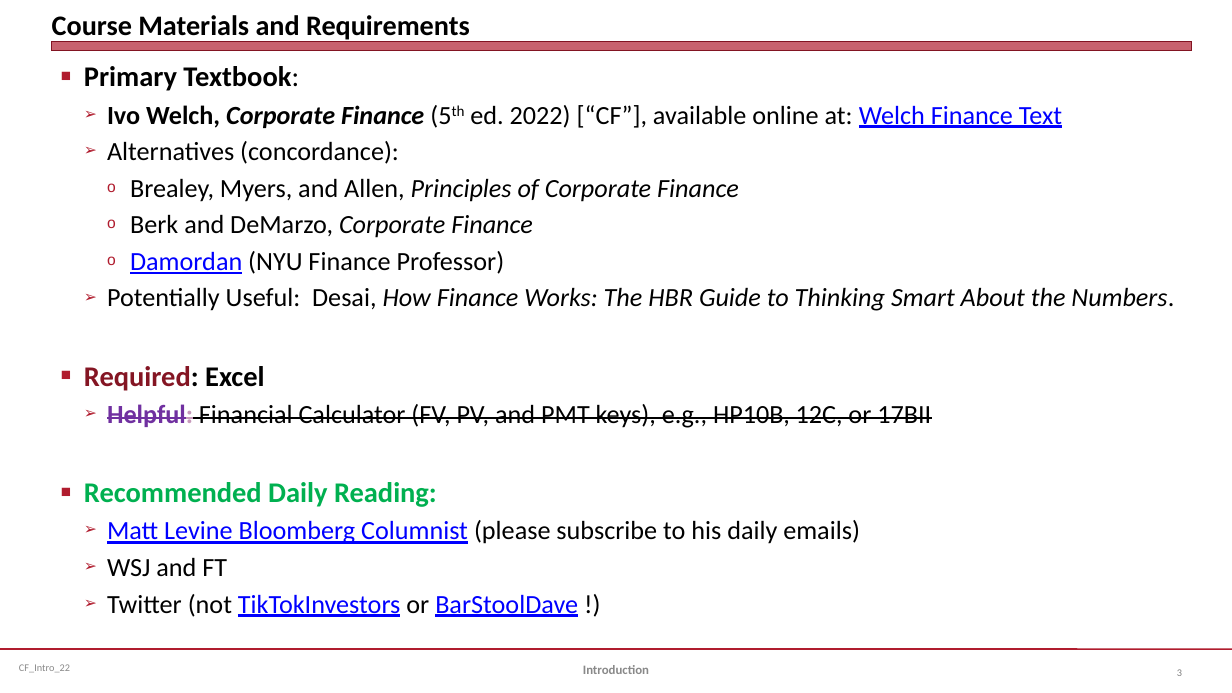
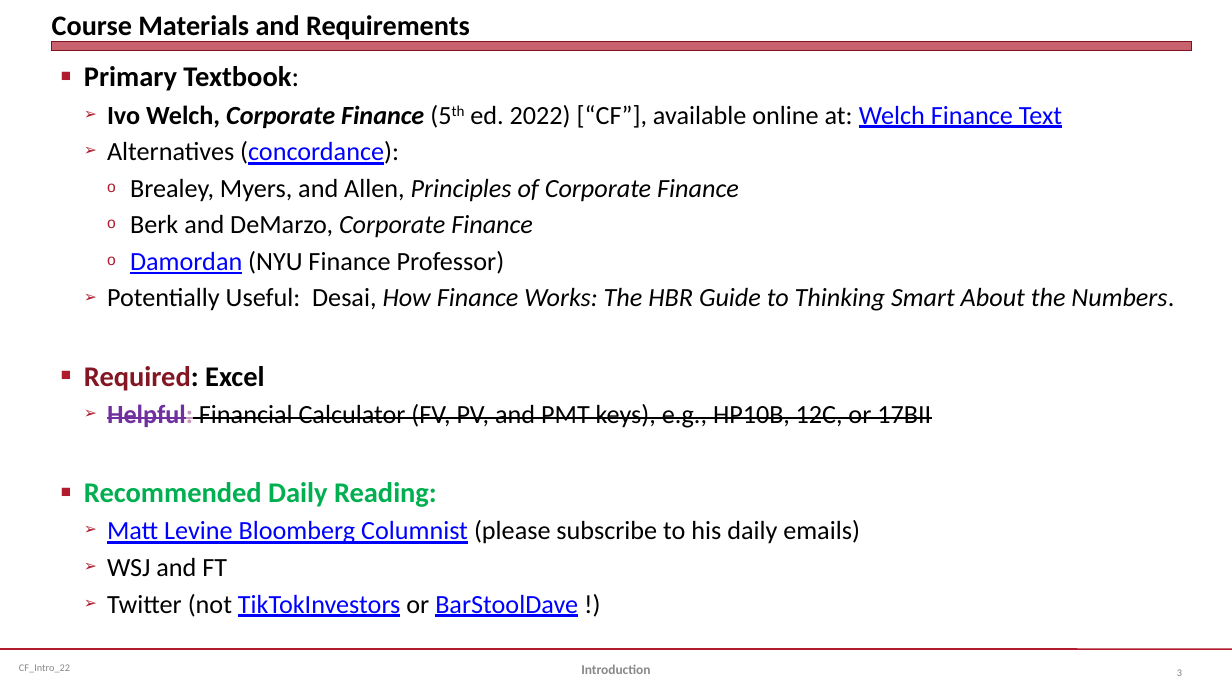
Before and after one commit to jmc877/Corporate-Finance, a slide deck: slide 3 of slides/CF_Intro_22.pptx. Drawn at 1232x693 pixels with LibreOffice and Linux fonts; fonts in the diff are those of the drawing. Boxes give left, top, right and bottom in pixels: in the first picture for what was removed or moved away, otherwise in the second. Text is boxed around its words. In the diff, an @@ line names an element or a change of style, - is before the commit and + after.

```diff
--- a/slides/CF_Intro_22.pptx
+++ b/slides/CF_Intro_22.pptx
@@ text at <box>107,141,399,165</box>: text colour #000000 to #0000FF, underline on in "(concordance):" @@
@@ text "Introduction" at <box>581,664,650,674</box>: size 10 to 10.5 pt @@
```
Also in this commit, not shown: 14 other slides changed, 2 other files.
